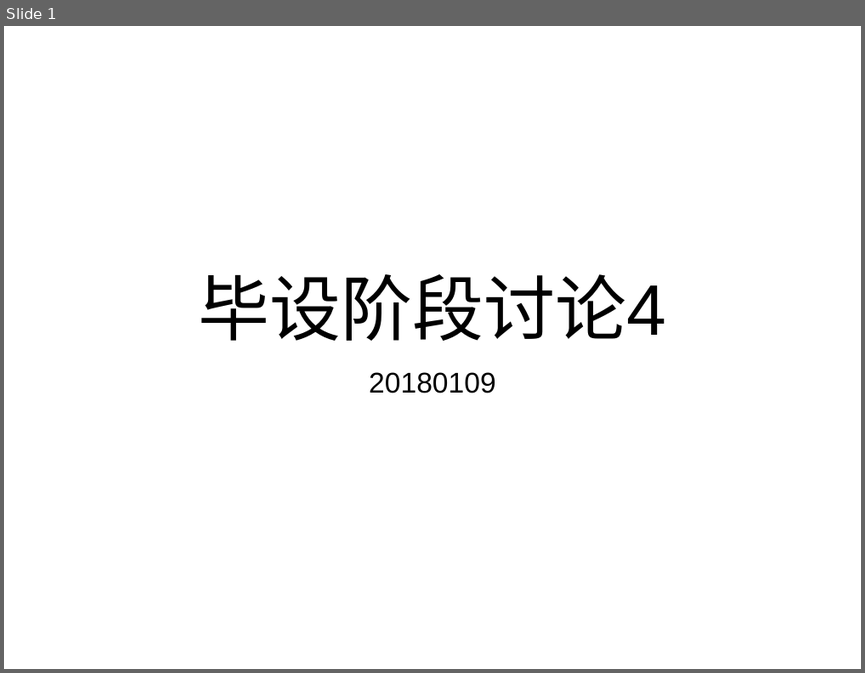
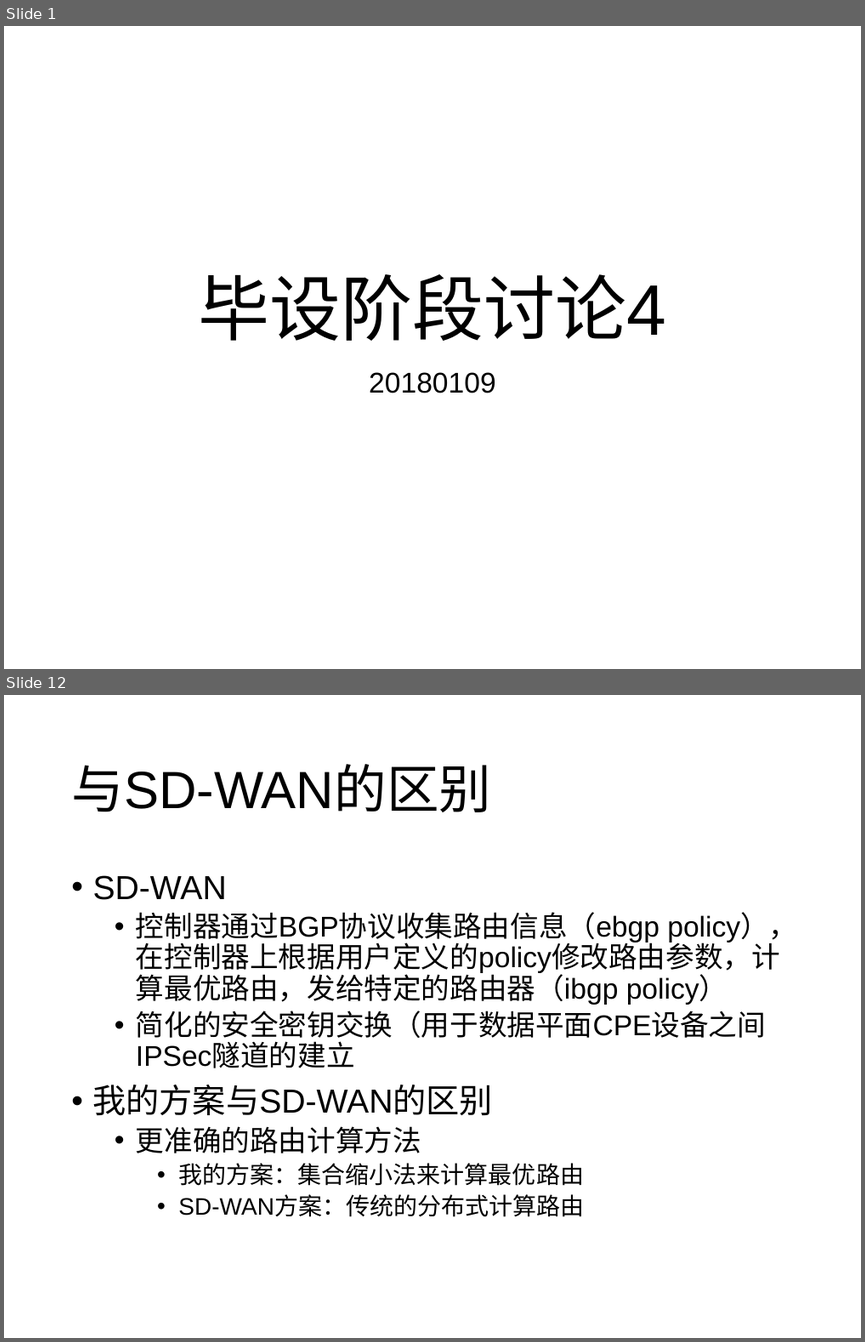
Before and after one commit to wangqing93/ibgp_exp, a slide deck: doc/毕设阶段讨论4.pptx. Shown one above the other, each under a label of ours: slide 1 before the commit, slides 1 and 12 after it; the slides between them are not shown. The pictures are 865x673 and 865x1342 pixels, drawn with LibreOffice and Linux fonts; fonts in the diff are those of the drawing. Boxes give left, top, right and bottom in pixels: in the first picture for what was removed or moved away, otherwise in the second. Text is boxed around its words. In the diff, an @@ line names an element or a change of style, - is before the commit and + after.

```diff
--- a/doc/毕设阶段讨论4.pptx
+++ b/doc/毕设阶段讨论4.pptx
@@ slide 12 added at (4, 695, 861, 1338), background #FFFFFF @@
@@ title added at (71, 764, 491, 812), 44 pt, text #000000 @@
+与SD-WAN的区别
@@ text added at (93, 875, 797, 1217), 24 pt, text #000000 @@
+• SD-WAN
+  • 控制器通过BGP协议收集路由信息（ebgp policy），在控制器上根据用户定义的policy修改路由参数，计算最优路由，发给特定的路由器（ibgp policy）
+  • 简化的安全密钥交换（用于数据平面CPE设备之间IPSec隧道的建立
+• 我的方案与SD-WAN的区别
+  • 更准确的路由计算方法
+    • 我的方案：集合缩小法来计算最优路由
+    • SD-WAN方案：传统的分布式计算路由
```
Also in this commit, not shown: 9 slides changed, 4 other slides added, 2 slides removed.
